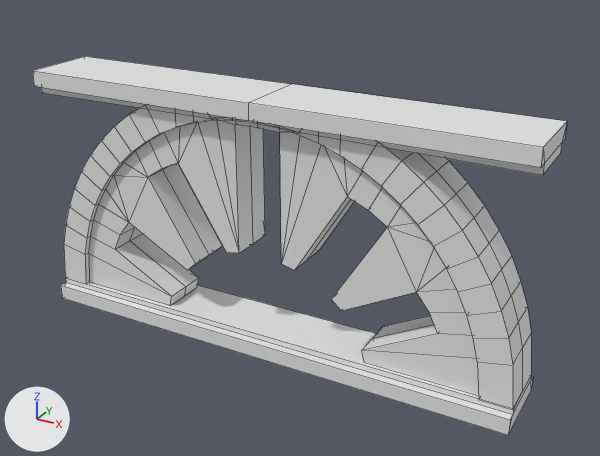
One commit to the FBX model Assets/Scenes/Environment Assets/Player Hub/FBX/Game Ready/prop_BridgePiece.fbx: the scene before it, then after it.
Camera for both pictures: a camera (50 mm lens) standing at (1.118, -1.871, 1.324) and looking at (0.08, 0.016, 0.381). The axes (+X, +Y, +Z) are drawn at lower left. The lights are the same throughout. Mesh edges are drawn as thin lines. Materials are left out; every surface is plain grey. Where no turn or scale is listed for an object, it has been applied to the vertices.

Names of what the first picture shows: 'prop_BridgePiece'.
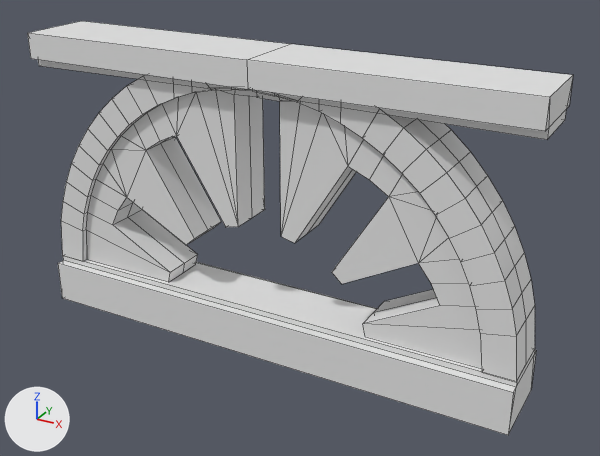
Boxes [x1, y1, x2, y2] around the edits, measured in the pictures (600 x 456 px; the box of a moved part takes in the faces that stretch with it):
```json
{"object": "prop_BridgePiece", "change": "reshaped", "before": [32, 56, 567, 435], "after": [27, 21, 573, 435], "on screen": "9% taller"}
{"part": 1, "of": "me_cylinder_002", "change": "moved or reshaped", "before": [32, 56, 567, 175], "after": [27, 21, 573, 140]}
{"part": 2, "of": "me_cylinder_002", "change": "moved or reshaped", "before": [64, 104, 531, 409], "after": [61, 75, 535, 382]}
{"part": 3, "of": "me_cylinder_002", "change": "moved or reshaped", "before": [61, 279, 533, 435], "after": [58, 256, 536, 435]}
```

Edits to the scene script, one JSON object a line:
```json
{"block": "me_cylinder_002", "where": "me_cylinder_002.from_pydata(...)  # 331 vertices, 338 faces; spans x -0.75..0.75, y -0.11..0.11, z 0.0..0.76"}
{"block": "me_cylinder_002", "where": "# used by ob_prop_bridgepiece; location = (0.0, 0.0, 0.0)"}
{"block": "me_cylinder_002", "where": "# before: 0 (0.75, -0.11, 0.05) at pixel (510, 420), 2 (0.75, -0.09, 0.06) at pixel (513, 409), 3 (0.75, -0.09, 0.05) at pixel (512, 414), 4 (-0.75, -0.11, 0.05) at pixel (60, 285), 6 (-0.75, -0.09, 0.06) at pixel (65, 278)"}
{"block": "me_cylinder_002", "where": "# before: 7 (-0.75, -0.09, 0.05) at pixel (66, 282), 8 (-0.75, 0.09, 0.06), 9 (-0.75, 0.09, 0.05), 139 (-0.75, 0.11, 0.05), 141 (0.75, 0.11, 0.05) at pixel (533, 376)"}
{"block": "me_cylinder_002", "where": "# before: 143 (0.75, 0.09, 0.06) at pixel (531, 375), 144 (0.75, 0.09, 0.05) at pixel (530, 380)"}
{"block": "me_cylinder_002", "change": "me_cylinder_002 part 1: the loose piece of 28 vertices spanning x -0.75..0.75, y -0.11..0.11, z 0.69..0.76 is scaled about its middle by (1, 1, 1.42), then moved by (0.0, 0.0, 0.09)"}
{"block": "me_cylinder_002", "change": "me_cylinder_002 part 2: the loose piece of 287 vertices spanning x -0.75..0.75, y -0.09..0.09, z 0.06..0.76 is moved by (0.0, 0.0, 0.08)"}
{"block": "me_cylinder_002", "change": "me_cylinder_002 part 3"}
{"op": "add", "block": "me_cylinder_002", "code": "for i in [0, 2, 3, 4, *range(6, 10), 139, 141, 143, 144]: me_cylinder_002.vertices[i].co += Vector((0.0, 0.0, 0.08))"}
```
